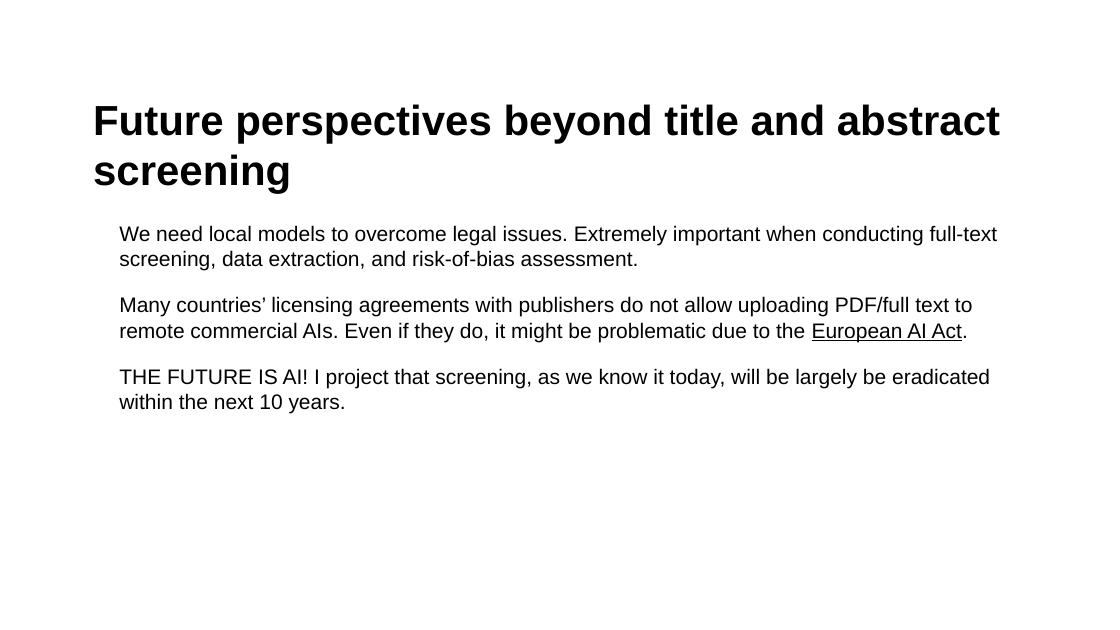
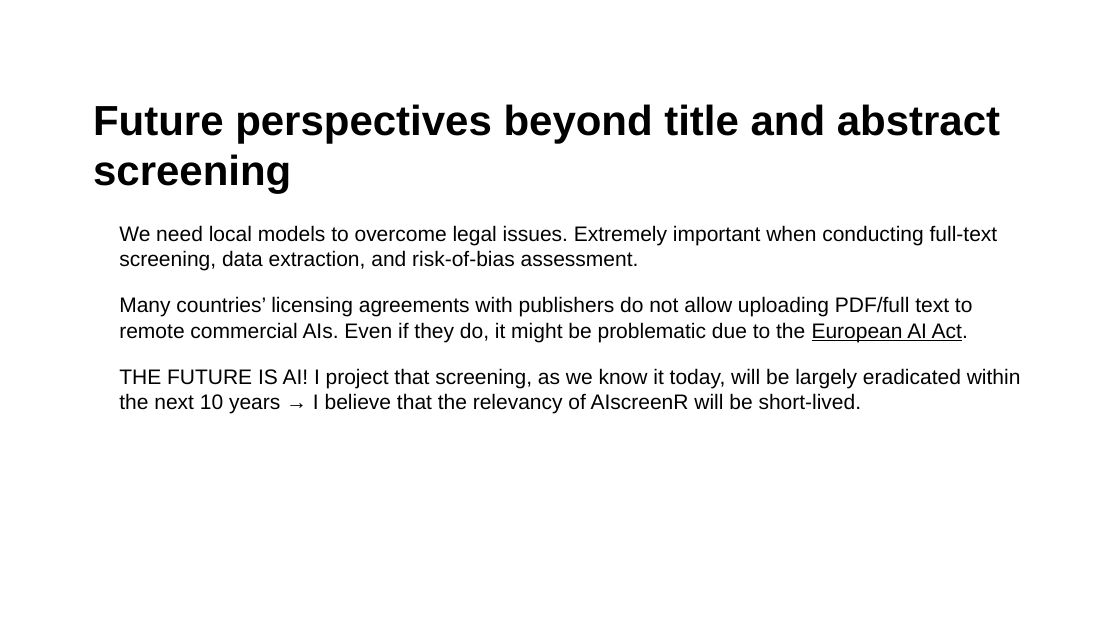
Before and after one commit to MikkelVembye/IRM2026, a slide deck: slide 13 of screen-with-gpt-models.pptx. Drawn at 1120x630 pixels with LibreOffice and Linux fonts; fonts in the diff are those of the drawing; background and template pictures are left out. Boxes give left, top, right and bottom in pixels: in the first picture for what was removed or moved away, otherwise in the second. Text is boxed around its words. In the diff, an @@ line names an element or a change of style, - is before the commit and + after.

```diff
--- a/screen-with-gpt-models.pptx
+++ b/screen-with-gpt-models.pptx
@@ text at <box>119,368,1021,414</box>: text changed @@
-• THE FUTURE IS AI! I project that screening, as we know it today, will be largely be eradicated within the next 10 years.
+• THE FUTURE IS AI! I project that screening, as we know it today, will be largely eradicated within the next 10 years → I believe that the relevancy of AIscreenR will be short-lived.
```
Also in this commit, not shown: 2 other slides changed, 2 other files.
